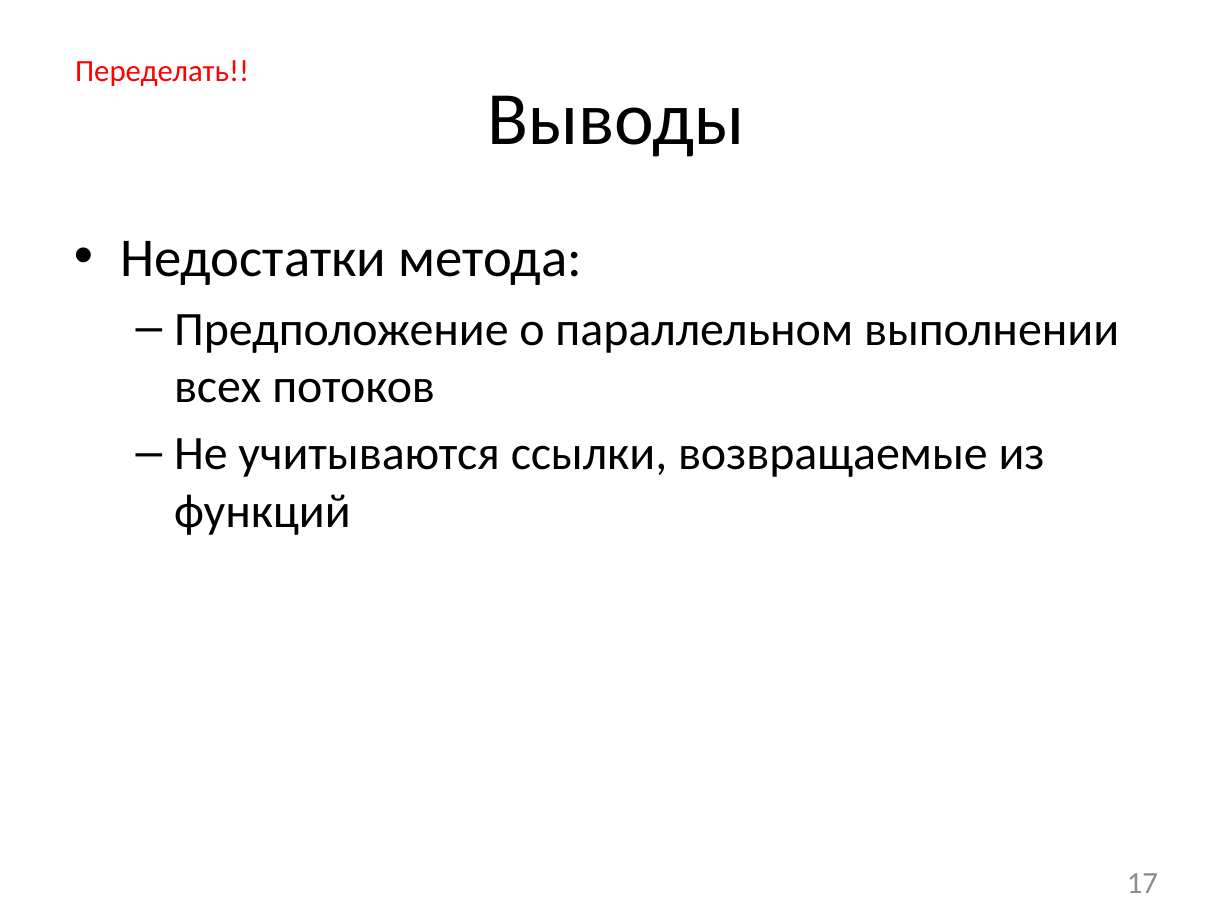
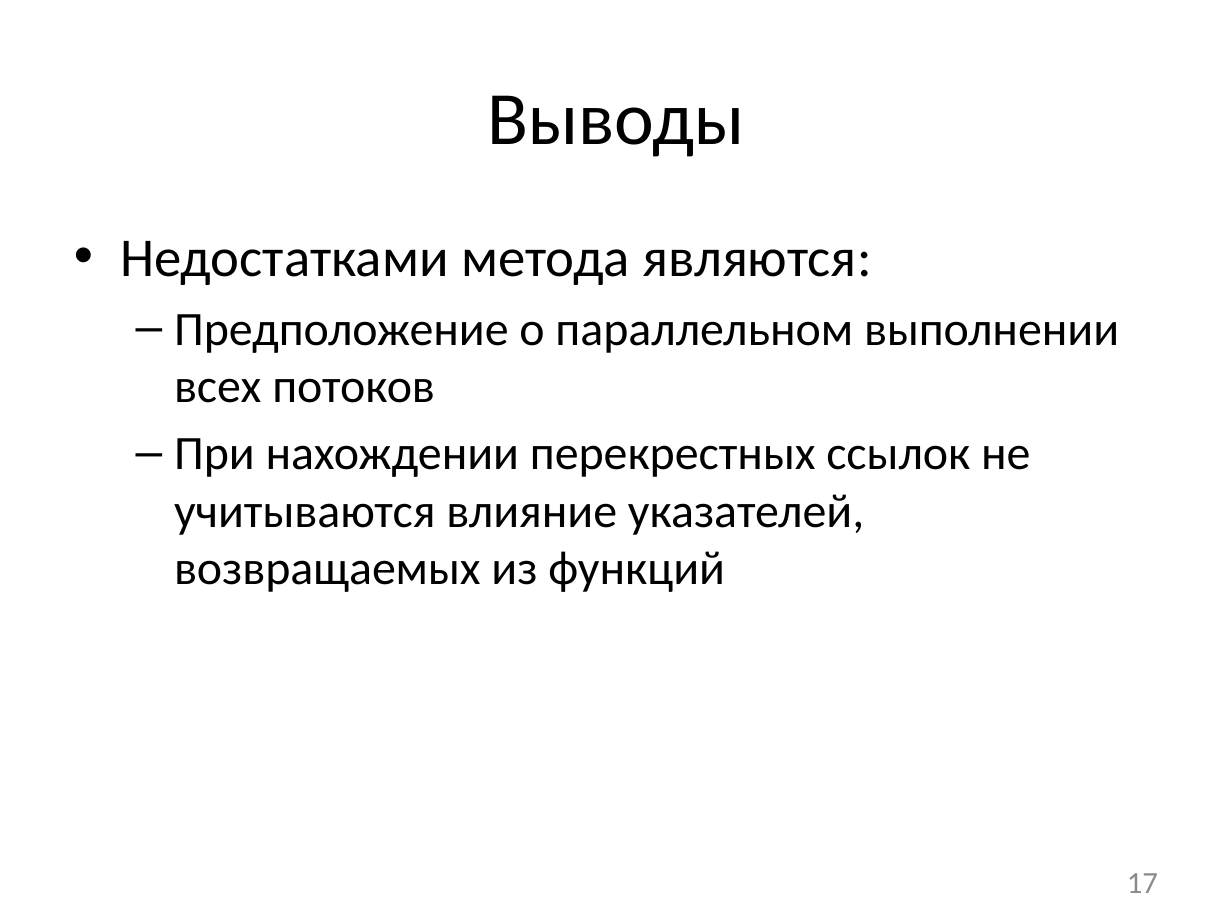
Before and after one commit to afrolovskiy/diplom, a slide deck: slide 17 of presentations/diplom/static race detection.pptx. Drawn at 1232x924 pixels with LibreOffice and Linux fonts; fonts in the diff are those of the drawing. Boxes give left, top, right and bottom in pixels: in the first picture for what was removed or moved away, otherwise in the second. Text is boxed around its words. In the diff, an @@ line names an element or a change of style, - is before the commit and + after.

```diff
--- a/presentations/diplom/static race detection.pptx
+++ b/presentations/diplom/static race detection.pptx
@@ text removed at bbox=[75, 60, 249, 86] @@
-Переделать!!
@@ text at bbox=[120, 241, 872, 285]: text changed @@
-• Недостатки метода:
+• Недостатками метода являются:
@@ text at bbox=[174, 438, 1030, 592]: text changed @@
-  – Не учитываются ссылки, возвращаемые из функций
+  – При нахождении перекрестных ссылок не учитываются влияние указателей, возвращаемых из функций
```
Also in this commit, not shown: 3 other slides changed, 5 other files.
